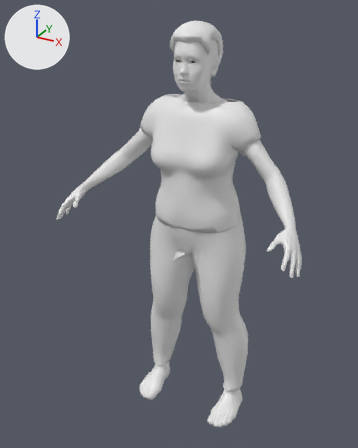
A saved change to the glTF model corpos/corpo-idoso-f-normal.glb.
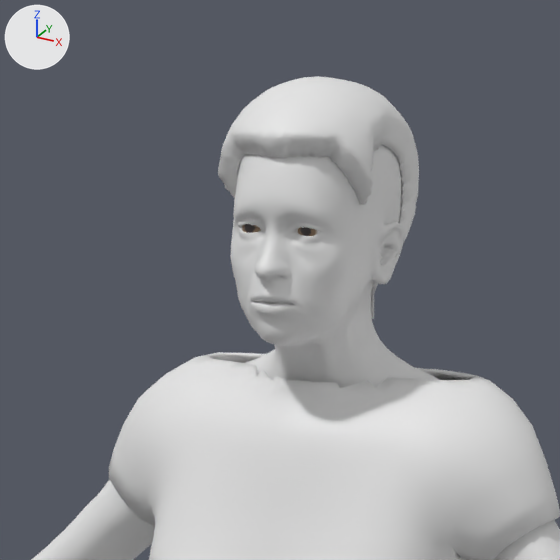
There are two pictures of each version: one whole from a camera (50 mm lens) standing at (0.925, -1.749, 0.972) and looking at (-0.051, 0.025, 0.085), one close up on the part from 31% to 73% of the width and 0% to 33% of the height. The axes (+X, +Y, +Z) are drawn at upper left. The lights are the same throughout. The last two pictures show the newer version. Vertices at exactly the same position are counted once.

The older version as bpy lines, for what is in view:
```python
me_cabelo = bpy.data.meshes.new('cabelo')
me_cabelo.from_pydata(...)  # 1891 vertices, 3758 faces; spans x -0.088..0.088, y -0.033..0.193, z 0.679..0.921
me_camiseta = bpy.data.meshes.new('camiseta')
me_camiseta.from_pydata(...)  # 1942 vertices, 3892 faces; spans x -0.275..0.275, y -0.063..0.252, z 0.095..0.626
me_pele = bpy.data.meshes.new('pele')
me_pele.from_pydata(...)  # 13380 vertices, 26756 faces; spans x -0.56..0.56, y -0.25..0.25, z -0.9..0.9
ob_cabelo = bpy.data.objects.new('cabelo', me_cabelo)
ob_cabelo.location = (0.0, 0.0, 0.0)
ob_camiseta = bpy.data.objects.new('camiseta', me_camiseta)
ob_camiseta.location = (0.0, 0.0, 0.0)
ob_pele = bpy.data.objects.new('pele', me_pele)
ob_pele.location = (0.0, 0.0, 0.0)
```
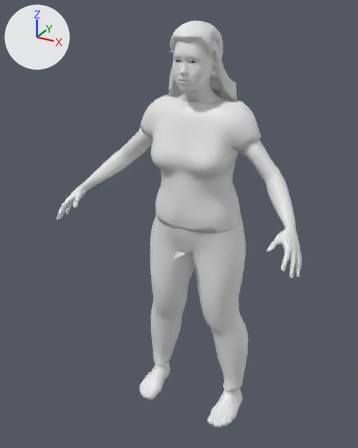
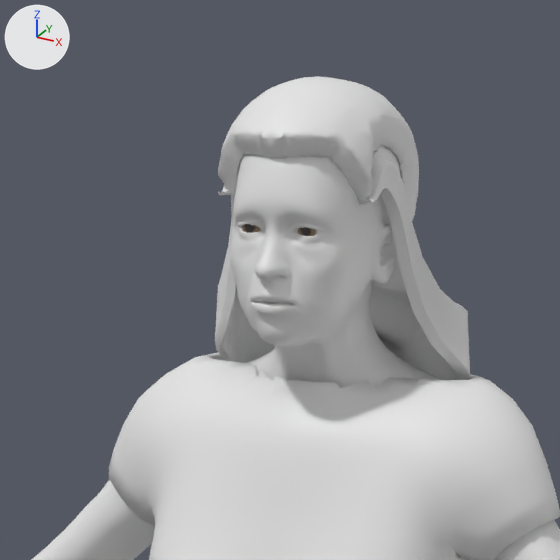
Changed parts and their boxes [x1, y1, x2, y2] in the close-ups (560 x 560 px):
'cabelo', reshaped: before [218, 76, 419, 319]; after [215, 76, 470, 380]
part 1 of me_cabelo, added: after [215, 150, 470, 380]

What the commit changed:
me_cabelo is used by ob_cabelo; location (0.0, 0.0, 0.0).
me_cabelo had 1891 vertices, 3758 faces and spanned x -0.088..0.088, y -0.033..0.193, z 0.679..0.921.
me_cabelo now has 5271 vertices, 10514 faces and spans x -0.154..0.154, y -0.033..0.193, z 0.505..0.921.
me_cabelo part 1: a new loose piece of 3380 vertices spanning x -0.154..0.154, y 0.012..0.191, z 0.505..0.854.
